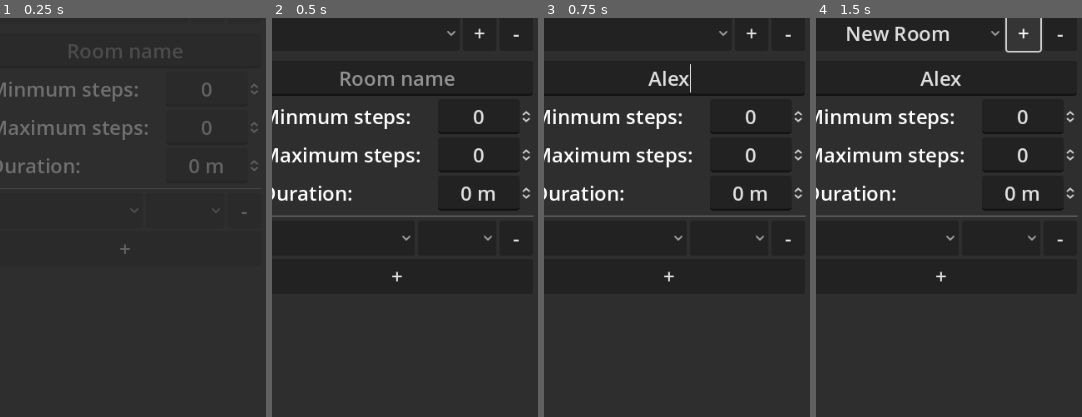
Above: before the commit, frames 1-4 (left to right).
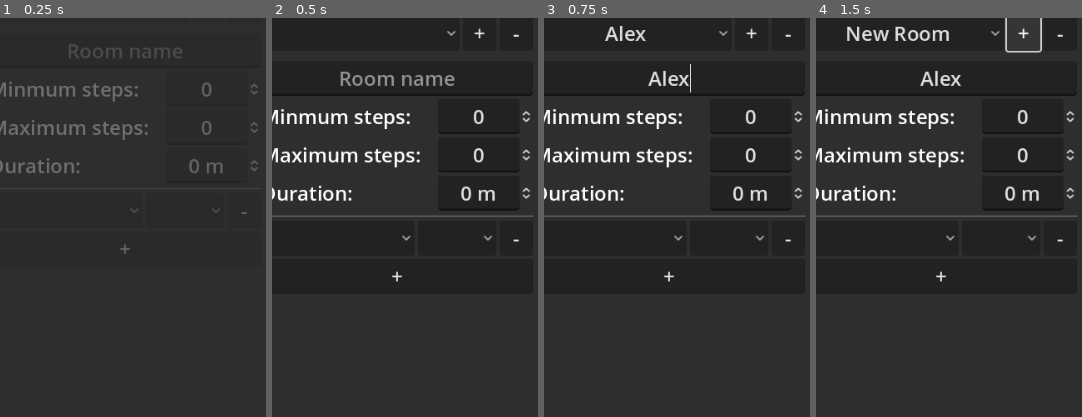
Above: after the commit, the same moments.

Repository: Seventyy/SmallProgrammingProjects
Game: Godot game, scene res://main.tscn
The game is run twice, just before and just after one commit, with the same random seed, the same clock (stepped at 60 frames per second) and the same inputs.
Inputs (mouse positions are % of the whole screen's width and height, from its top left):
- Up to frame 1 (0.25 s): no input
- Up to frame 2 (0.5 s): no input
- Up to frame 3 (0.75 s): click (49, 33) at 0.52 s; type "Alex" at 0.6 s
- Up to frame 4 (1.5 s): click "+" at 1.25 s
The pictures show only the part of the screen within x 26-76%, y 26-76%; the shares and areas given below are measured in that part.

Frames 1-2 are identical in both runs. In frame 3, 0.3% of the frame differs, in the area x 22-39%, y 2-6%; in frame 4, nothing differs.

Commit message:
Sranie138

Diff:
--- a/PBL/main.tscn
+++ b/PBL/main.tscn
@@ -247,6 +247,7 @@
 layout_mode = 2
 
 [node name="RoomNameEdit" type="LineEdit" parent="ScrollContainer/MarginContainer/PlayerEntries"]
+unique_name_in_owner = true
 layout_mode = 2
 size_flags_horizontal = 3
 placeholder_text = "Room name"
@@ -262,6 +263,7 @@
 text = "Minmum steps:"
 
 [node name="MinStepsEdit" type="SpinBox" parent="ScrollContainer/MarginContainer/PlayerEntries/MinSteps"]
+unique_name_in_owner = true
 layout_mode = 2
 alignment = 1
 
@@ -275,6 +277,7 @@
 text = "Maximum steps:"
 
 [node name="MaxStepsEdit" type="SpinBox" parent="ScrollContainer/MarginContainer/PlayerEntries/MaxSteps"]
+unique_name_in_owner = true
 layout_mode = 2
 alignment = 1
 
@@ -288,6 +291,7 @@
 text = "Duration:"
 
 [node name="DurationEdit" type="SpinBox" parent="ScrollContainer/MarginContainer/PlayerEntries/Duration"]
+unique_name_in_owner = true
 layout_mode = 2
 max_value = 720.0
 step = 5.0
@@ -312,4 +316,7 @@
 
 [connection signal="pressed" from="ScrollContainer/MarginContainer/PlayerEntries/RoomContoller/RoomAdd" to="ScrollContainer/MarginContainer/PlayerEntries/RoomContoller/RoomSelect" method="_on_room_add_pressed"]
 [connection signal="pressed" from="ScrollContainer/MarginContainer/PlayerEntries/RoomContoller/RoomDelete" to="ScrollContainer/MarginContainer/PlayerEntries/RoomContoller/RoomSelect" method="_on_room_delete_pressed"]
-[connection signal="text_submitted" from="ScrollContainer/MarginContainer/PlayerEntries/RoomNameEdit" to="ScrollContainer/MarginContainer/PlayerEntries/RoomContoller/RoomSelect" method="_on_room_name_edit_text_submitted"]
+[connection signal="text_changed" from="ScrollContainer/MarginContainer/PlayerEntries/RoomNameEdit" to="ScrollContainer/MarginContainer/PlayerEntries/RoomContoller/RoomSelect" method="_on_room_name_edit_text_changed"]
+[connection signal="value_changed" from="ScrollContainer/MarginContainer/PlayerEntries/MinSteps/MinStepsEdit" to="ScrollContainer/MarginContainer/PlayerEntries/RoomContoller/RoomSelect" method="_on_min_steps_edit_value_changed"]
+[connection signal="value_changed" from="ScrollContainer/MarginContainer/PlayerEntries/MaxSteps/MaxStepsEdit" to="ScrollContainer/MarginContainer/PlayerEntries/RoomContoller/RoomSelect" method="_on_max_steps_edit_value_changed"]
+[connection signal="value_changed" from="ScrollContainer/MarginContainer/PlayerEntries/Duration/DurationEdit" to="ScrollContainer/MarginContainer/PlayerEntries/RoomContoller/RoomSelect" method="_on_duration_edit_value_changed"]
--- a/PBL/room_select.gd
+++ b/PBL/room_select.gd
@@ -3,40 +3,54 @@
 const filepath:String = "res://rooms.tres"
 var rooms_resource:RoomsResource = preload(filepath)
 
-@onready var room_name_edit: LineEdit = $"../../RoomNameEdit"
+
+@onready var room_name_edit:LineEdit = %RoomNameEdit
+@onready var min_steps_edit:SpinBox = %MinStepsEdit
+@onready var max_steps_edit:SpinBox = %MaxStepsEdit
+@onready var duration_edit:SpinBox = %DurationEdit
 
 
 func _ready() -> void:
 	item_selected.connect(on_item_selected)
 
-	refreash_items()
+func on_item_selected(index:int) -> void:
+#	GlobalSignals.room_difficulty_updated.emit( # OLD ????
+#		get_item_id(index))
+
+	room_name_edit.text = rooms_resource.rooms[selected].name
+	min_steps_edit.value = rooms_resource.rooms[selected].steps_min
+	max_steps_edit.value = rooms_resource.rooms[selected].steps_max
+	duration_edit.value = rooms_resource.rooms[selected].duration
+
+func save_resource():
+	ResourceSaver.save(rooms_resource, filepath)
+
+func _on_room_add_pressed() -> void:
+	var new_room:RoomResource = RoomResource.new()
+	rooms_resource.rooms.append(new_room)
+	add_item(new_room.name, 0)
+	save_resource()
+	select(item_count - 1)
+
+func _on_room_delete_pressed() -> void:
+	remove_item(selected)
+	rooms_resource.rooms.pop_at(selected)
+	save_resource()
 
 
-func on_item_selected(index:int) -> void:
-	GlobalSignals.room_difficulty_updated.emit( # OLD ????
-		get_item_id(index))
+func _on_room_name_edit_text_changed(new_text: String) -> void:
+	set_item_text(selected, new_text)
+	rooms_resource.rooms[selected].name = new_text
+	save_resource()
 
-	room_name_edit.text = rooms_resource.rooms[selected].name
+func _on_min_steps_edit_value_changed(value:int) -> void:
+	rooms_resource.rooms[selected].steps_min = value
+	save_resource()
 
-func refreash_items():
-	while item_count > 0:
-		remove_item(0)
+func _on_max_steps_edit_value_changed(value:int) -> void:
+	rooms_resource.rooms[selected].steps_max = value
+	save_resource()
 
-	for room in rooms_resource.rooms:
-		add_item(room.name, 0)
-
-func _on_room_add_pressed() -> void:
-	rooms_resource.rooms.append(RoomResource.new())
-	refreash_items()
-	ResourceSaver.save(rooms_resource, filepath)
-	selected = item_count - 1
-
-func _on_room_delete_pressed() -> void:
-	rooms_resource.rooms.pop_at(selected)
-	refreash_items()
-	ResourceSaver.save(rooms_resource, filepath)
-
-func _on_room_name_edit_text_submitted(new_text: String) -> void:
-	rooms_resource.rooms[selected].name = new_text
-	refreash_items()
-	ResourceSaver.save(rooms_resource, filepath)
+func _on_duration_edit_value_changed(value:int) -> void:
+	rooms_resource.rooms[selected].duration = value
+	save_resource()
--- a/PBL/rooms.tres
+++ b/PBL/rooms.tres
@@ -1,7 +1,78 @@
-[gd_resource type="Resource" script_class="RoomsResource" load_steps=2 format=3 uid="uid://dn6wn43t3xnqq"]
+[gd_resource type="Resource" script_class="RoomsResource" load_steps=13 format=3]
 
 [ext_resource type="Script" path="res://rooms_resource.gd" id="1_bc475"]
+[ext_resource type="Script" path="res://room_resource.gd" id="1_fnexw"]
+
+[sub_resource type="Resource" id="Resource_eovmh"]
+script = ExtResource("1_fnexw")
+name = &"Aaadwawad"
+steps_min = 1
+steps_max = 5
+duration = 5
+
+[sub_resource type="Resource" id="Resource_ra6hq"]
+script = ExtResource("1_fnexw")
+name = &"Dupaasda"
+steps_min = 7
+steps_max = 24
+duration = 10
+
+[sub_resource type="Resource" id="Resource_7vikb"]
+script = ExtResource("1_fnexw")
+name = &"New Room"
+steps_min = 0
+steps_max = 0
+duration = 0
+
+[sub_resource type="Resource" id="Resource_guly0"]
+script = ExtResource("1_fnexw")
+name = &"New Room"
+steps_min = 0
+steps_max = 0
+duration = 0
+
+[sub_resource type="Resource" id="Resource_jlx2d"]
+script = ExtResource("1_fnexw")
+name = &"New Room"
+steps_min = 0
+steps_max = 0
+duration = 0
+
+[sub_resource type="Resource" id="Resource_h5ud3"]
+script = ExtResource("1_fnexw")
+name = &"New Room"
+steps_min = 0
+steps_max = 0
+duration = 0
+
+[sub_resource type="Resource" id="Resource_mf1tp"]
+script = ExtResource("1_fnexw")
+name = &"New Room"
+steps_min = 0
+steps_max = 0
+duration = 0
+
+[sub_resource type="Resource" id="Resource_iuumi"]
+script = ExtResource("1_fnexw")
+name = &"A"
+steps_min = 1
+steps_max = 20
+duration = 5
+
+[sub_resource type="Resource" id="Resource_ulqob"]
+script = ExtResource("1_fnexw")
+name = &"New Room"
+steps_min = 0
+steps_max = 0
+duration = 0
+
+[sub_resource type="Resource" id="Resource_t8se7"]
+script = ExtResource("1_fnexw")
+name = &"New Room"
+steps_min = 0
+steps_max = 0
+duration = 0
 
 [resource]
 script = ExtResource("1_bc475")
-rooms = Array[Resource("res://room_resource.gd")]([])
+rooms = Array[ExtResource("1_fnexw")]([SubResource("Resource_eovmh"), SubResource("Resource_ra6hq"), SubResource("Resource_7vikb"), SubResource("Resource_guly0"), SubResource("Resource_jlx2d"), SubResource("Resource_h5ud3"), SubResource("Resource_mf1tp"), SubResource("Resource_iuumi"), SubResource("Resource_ulqob"), SubResource("Resource_t8se7")])
